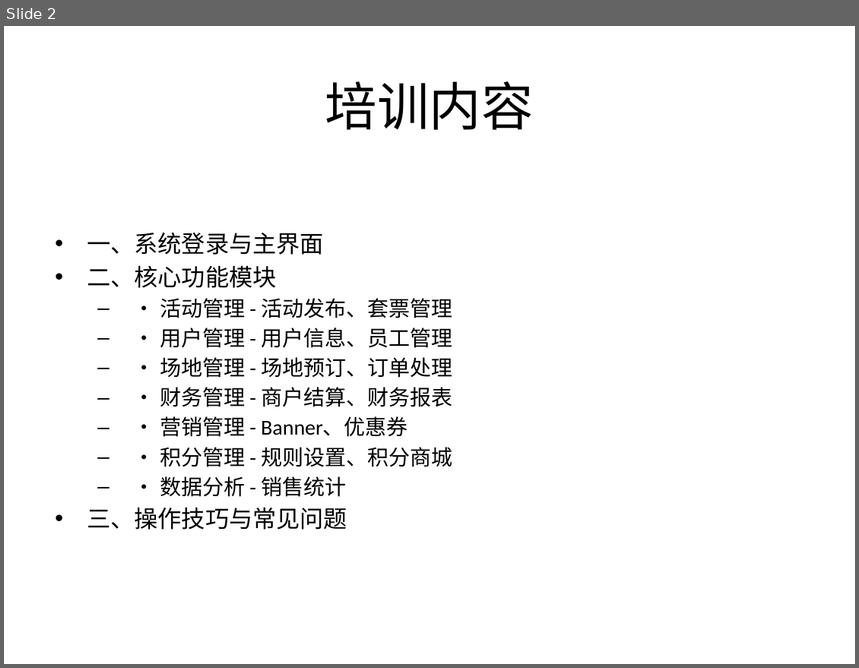
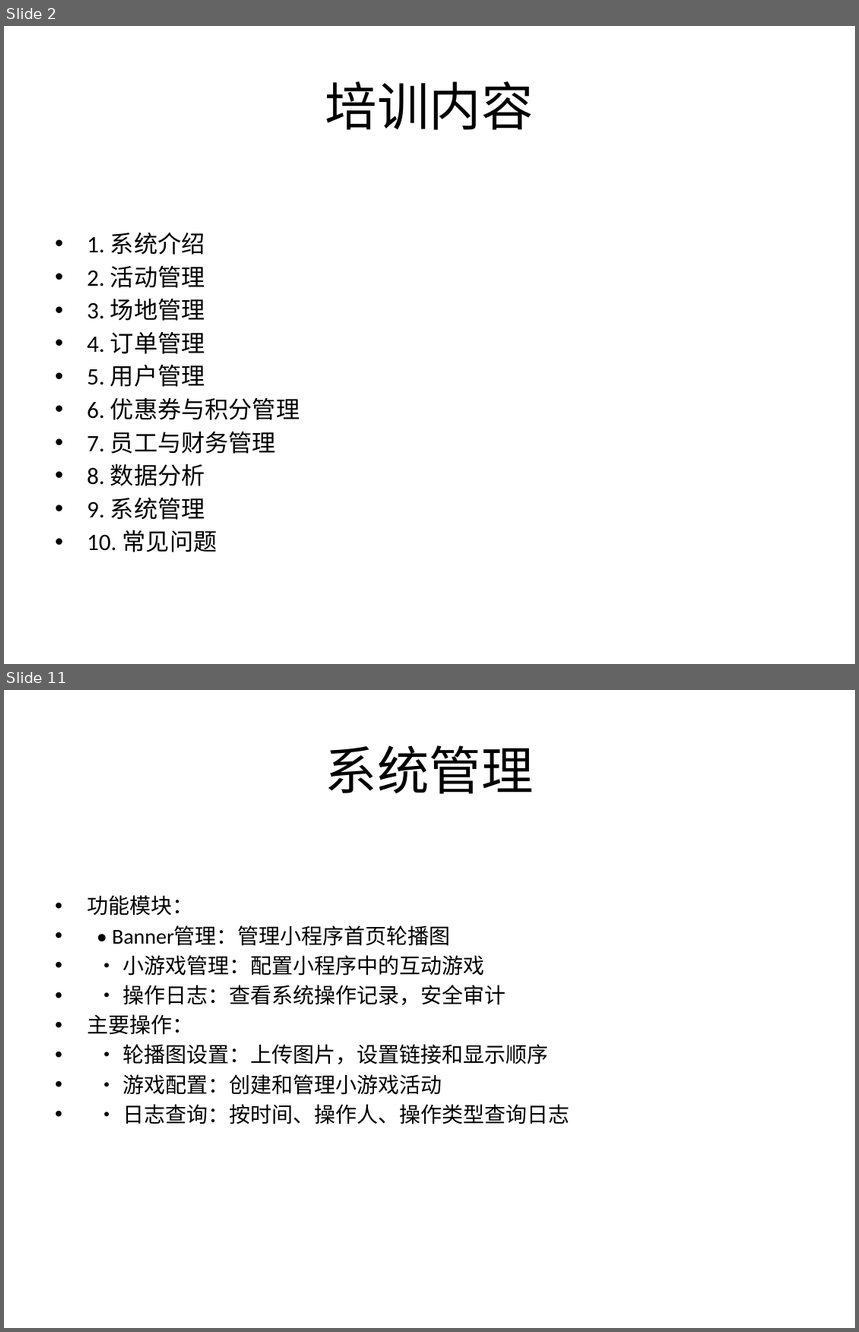
Before and after one commit to ctrlaomao/bjstarfish, a slide deck: 非雪季系统培训PPT.pptx. Shown one above the other, each under a label of ours: slide 2 before the commit, slides 2 and 11 after it; the slides between them are not shown. The pictures are 859x668 and 859x1332 pixels, drawn with LibreOffice and Linux fonts; fonts in the diff are those of the drawing. Boxes give left, top, right and bottom in pixels: in the first picture for what was removed or moved away, otherwise in the second. Text is boxed around its words. In the diff, an @@ line names an element or a change of style, - is before the commit and + after.

```diff
--- a/非雪季系统培训PPT.pptx
+++ b/非雪季系统培训PPT.pptx
@@ slide 11 added at [4, 690, 855, 1328], background #FFFFFF @@
@@ title added at [325, 745, 534, 794], 44 pt, text #000000 @@
+系统管理
@@ text added at [87, 895, 569, 1125], 18 pt, text #000000 @@
+• 功能模块：
+• • Banner管理：管理小程序首页轮播图
+• • 小游戏管理：配置小程序中的互动游戏
+• • 操作日志：查看系统操作记录，安全审计
+• 主要操作：
+• • 轮播图设置：上传图片，设置链接和显示顺序
+• • 游戏配置：创建和管理小游戏活动
+• • 日志查询：按时间、操作人、操作类型查询日志
@@ slide 2 changed as well @@
@@ text at [87, 233, 300, 553]: text changed; size 18 to 20 pt @@
-• 一、系统登录与主界面
-• 二、核心功能模块
-  – • 活动管理 - 活动发布、套票管理
-  – • 用户管理 - 用户信息、员工管理
-  – • 场地管理 - 场地预订、订单处理
-  – • 财务管理 - 商户结算、财务报表
-  – • 营销管理 - Banner、优惠券
-  – • 积分管理 - 规则设置、积分商城
-  – • 数据分析 - 销售统计
-• 三、操作技巧与常见问题
+• 1. 系统介绍
+• 2. 活动管理
+• 3. 场地管理
+• 4. 订单管理
+• 5. 用户管理
+• 6. 优惠券与积分管理
+• 7. 员工与财务管理
+• 8. 数据分析
+• 9. 系统管理
+• 10. 常见问题
```
Also in this commit, not shown: 3 other slides changed, 8 other slides added, 6 slides removed, 34 other files.
